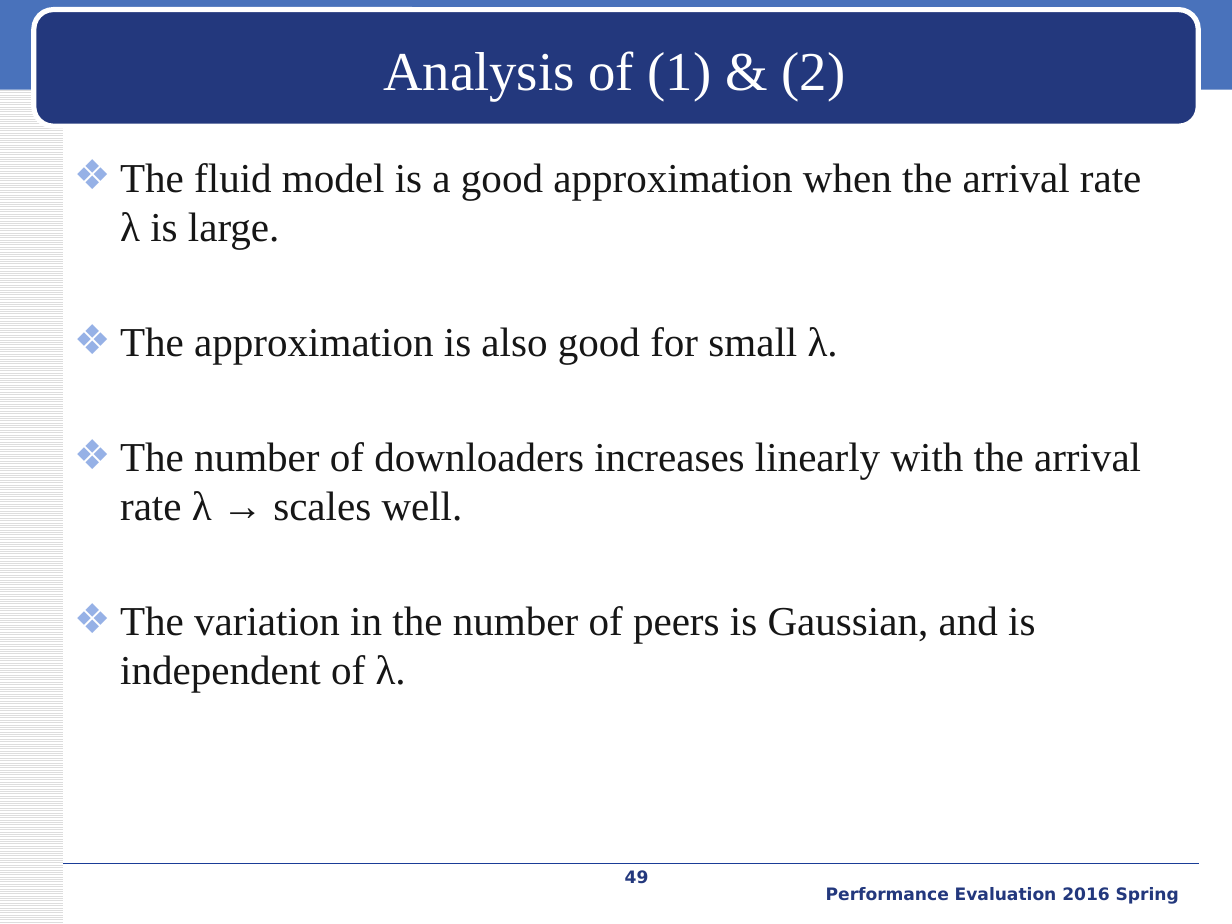
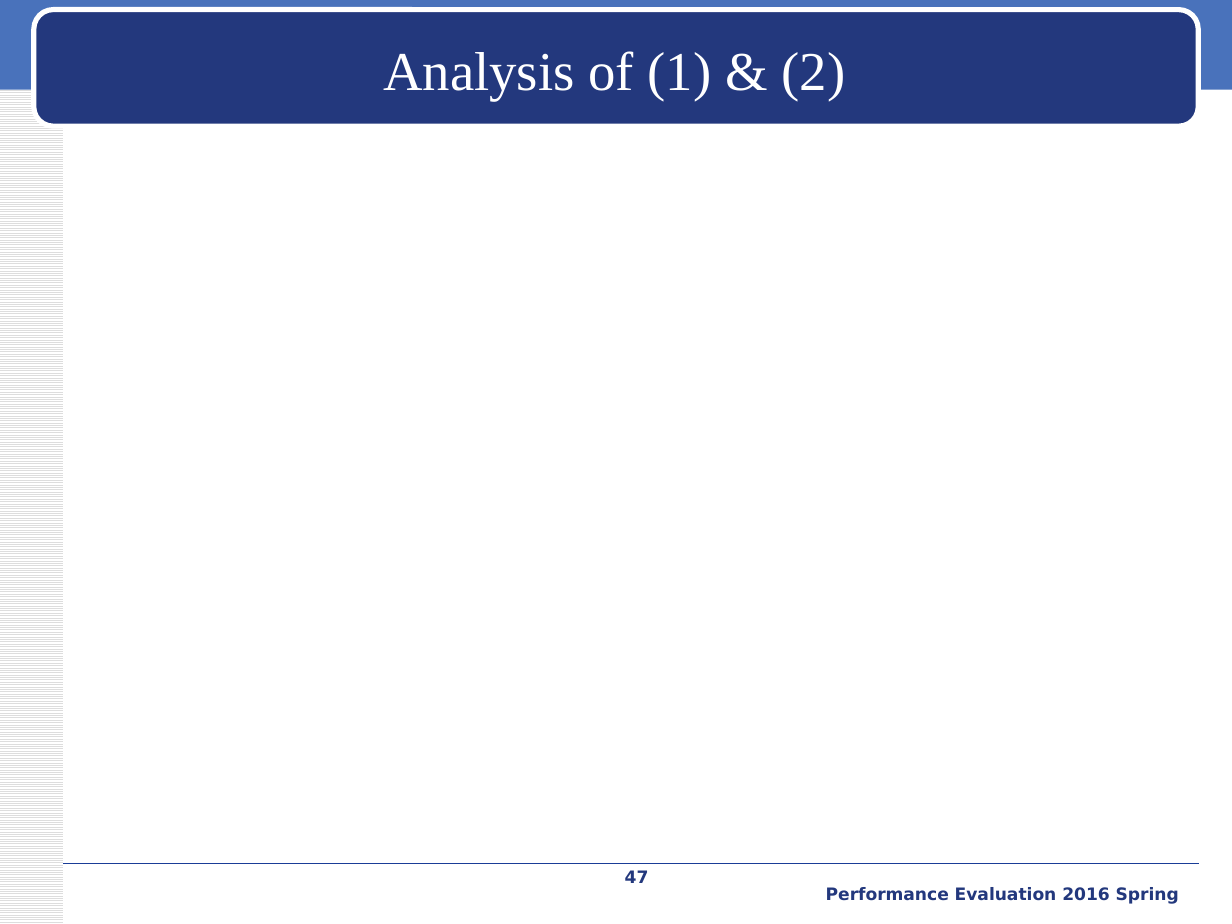
Before and after one commit to iamyuanchung/PE_104_2, a slide deck: slide 47 of final/BT-like-peer2peer.pptx (slide 49 before the commit). Drawn at 1232x924 pixels with LibreOffice and Linux fonts; fonts in the diff are those of the drawing; grey boxes stand for pictures; background and template pictures are left out. Boxes give left, top, right and bottom in pixels: in the first picture for what was removed or moved away, otherwise in the second. Text is boxed around its words. In the diff, an @@ line names an element or a change of style, - is before the commit and + after.

Commit message:
done

```diff
--- a/final/BT-like-peer2peer.pptx
+++ b/final/BT-like-peer2peer.pptx
@@ text removed at [120, 163, 1141, 692] @@
-❖ The fluid model is a good approximation when the arrival rate λ is large.
-❖ The approximation is also good for small λ.
-❖ The number of downloaders increases linearly with the arrival rate λ → scales well.
-❖ The variation in the number of peers is Gaussian, and is independent of λ.
@@ page number at [625, 870, 649, 883]: text changed @@
-49
+47
```
Also in this commit, not shown: 1 other slide changed, 2 slides removed.
